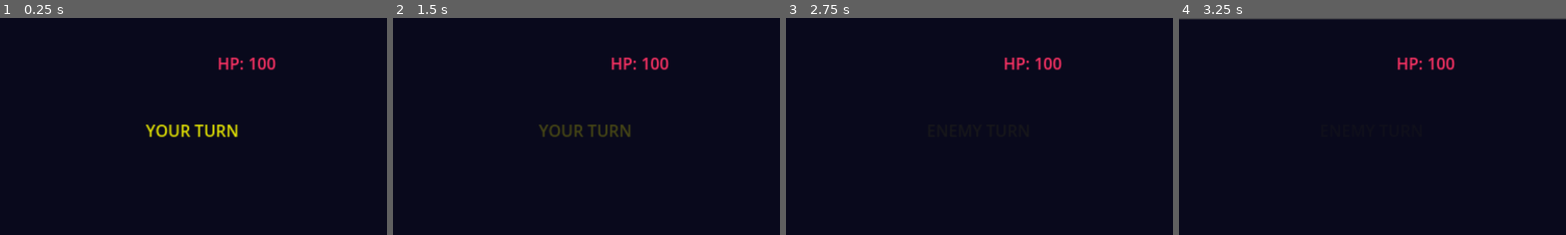
Above: before the commit, frames 1-4 (left to right).
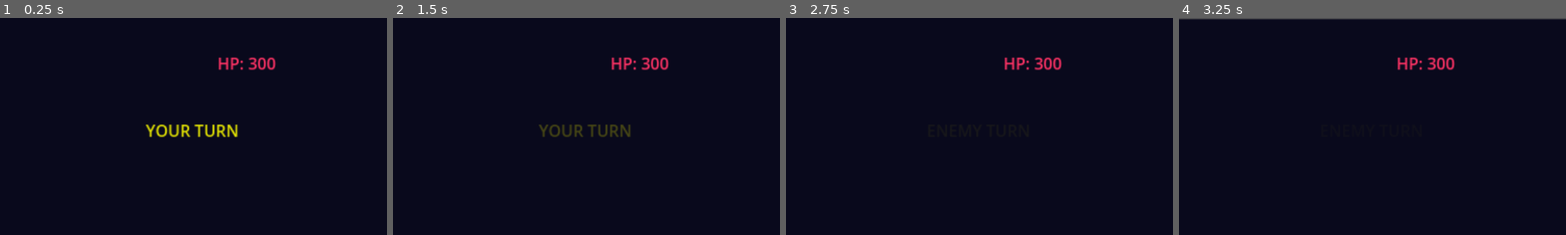
Above: after the commit, the same moments.

Repository: nativesas/neon-arena
Game: Godot game, scene res://Main.tscn
Same seed, same stepped clock (60 frames per second), same inputs: the game is played once before the commit and once after it.
Inputs (mouse positions are % of the whole screen's width and height, from its top left):
- Up to frame 1 (0.25 s): no input
- Up to frame 2 (1.5 s): tap Enter (ui_accept) at 0.5, 0.77 s; move the mouse to (72, 45) at 0.52 s; click (72, 45) at 0.67 s; drag from (30, 55) to (45, 70) at 1.27 s
- Up to frame 3 (2.75 s): move the mouse to (60, 28) at 2.02 s; click (60, 28) at 2.17 s
- Up to frame 4 (3.25 s): drag from (45, 70) to (20, 35) at 2.77 s
The pictures show only the part of the screen within x 50-100%, y 0-50%; the shares and areas given below are measured in that part.

The runs differ from the first frame. In frame 1, less than 0.1% of the frame differs, in the area x 64-67%, y 17-25%; in frame 2, less than 0.1%; in frame 3, less than 0.1%; in frame 4, less than 0.1%.

Commit message:
Increase enemy HP to 300

Diff:
--- a/Main.gd
+++ b/Main.gd
@@ -2,7 +2,7 @@
 
 # Config
 const PLAYER_HP_MAX = 100
-const ENEMY_HP_MAX = 100
+const ENEMY_HP_MAX = 300
 const BASE_DAMAGE = 10
 const MAX_COMBO = 5
 const SANDEVISTAN_DURATION = 5.0 # Real time seconds (affected by timescale)
